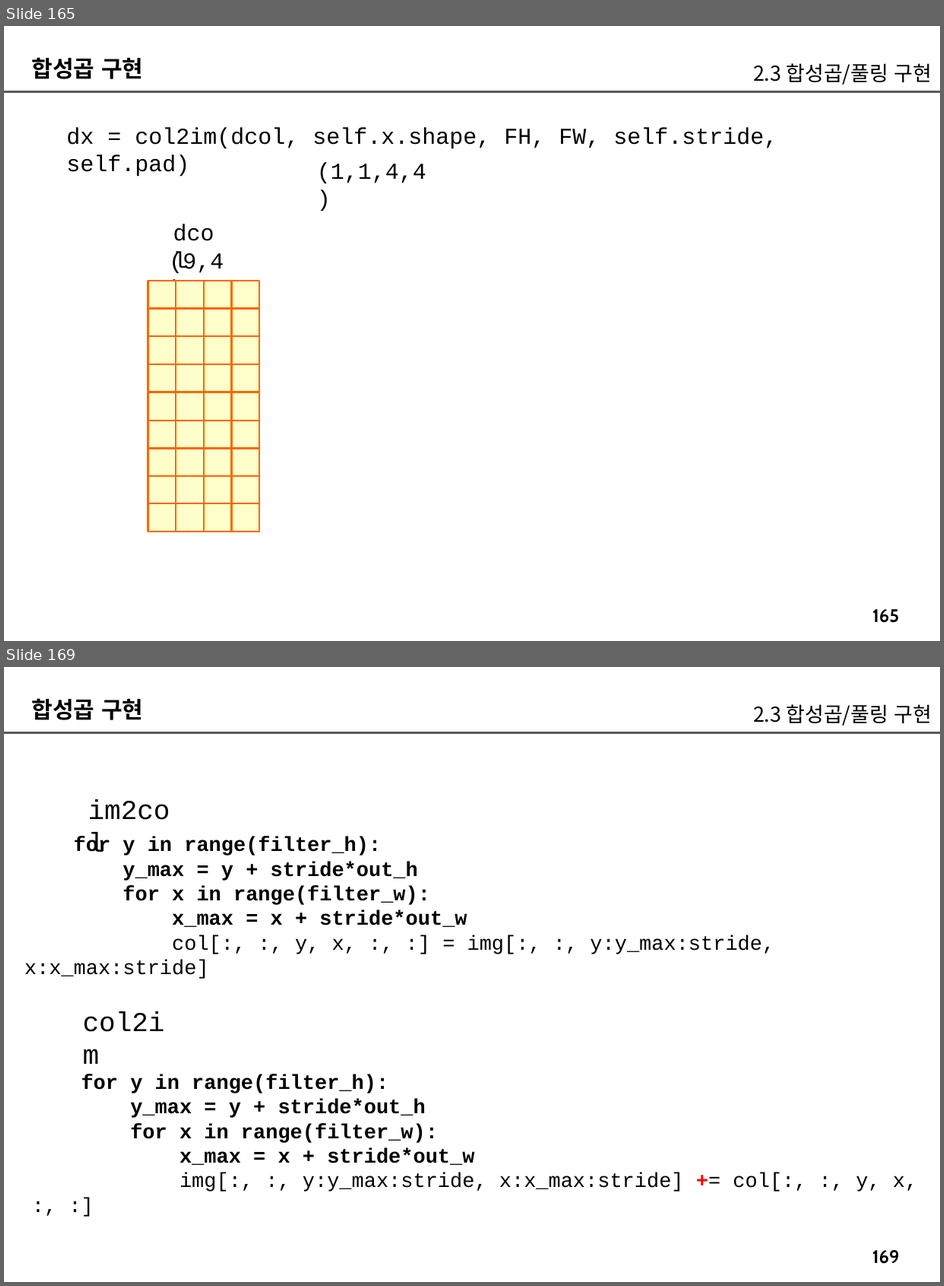
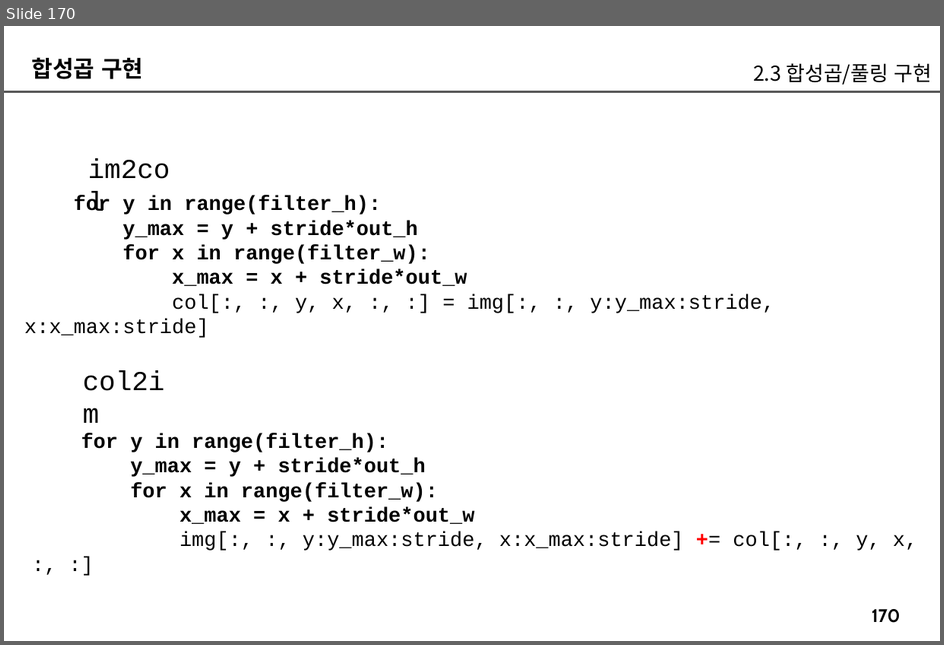
Before and after one commit to imguru-mooc/AI_CNN, a slide deck: CNN_판서.pptx. Shown one above the other, each under a label of ours: slides 165 and 169 before the commit, slide 170 after it; the slides between them are not shown. The pictures are 944x1286 and 944x645 pixels, drawn with LibreOffice and Linux fonts; fonts in the diff are those of the drawing. Boxes give left, top, right and bottom in pixels: in the first picture for what was removed or moved away, otherwise in the second. Text is boxed around its words. In the diff, an @@ line names an element or a change of style, - is before the commit and + after.

```diff
--- a/CNN_판서.pptx
+++ b/CNN_판서.pptx
@@ slide 165 removed at [4, 26, 940, 641], background #FFFFFF; not listed: 2 template elements that a slide beside it also shows @@
@@ text removed at [32, 57, 143, 79] @@
-합성곱 구현
@@ text removed at [753, 63, 933, 85] @@
-2.3 합성곱/풀링 구현
@@ text removed at [66, 127, 778, 176] @@
-dx = col2im(dcol, self.x.shape, FH, FW, self.stride, self.pad)
@@ text removed at [135, 127, 299, 149] @@
-dcol
@@ text removed at [317, 163, 427, 184] @@
-(1,1,4,4)
@@ text removed at [169, 252, 224, 274] @@
-(9,4)
@@ group removed at [148, 280, 260, 392]: 16 rectangles @@
@@ rectangle removed at [148, 392, 177, 420] @@
@@ rectangle removed at [177, 392, 204, 420] @@
@@ rectangle removed at [204, 392, 232, 420] @@
@@ rectangle removed at [232, 392, 260, 420] @@
@@ rectangle removed at [148, 420, 177, 449] @@
@@ rectangle removed at [177, 420, 204, 449] @@
@@ rectangle removed at [204, 420, 232, 449] @@
@@ rectangle removed at [232, 420, 260, 449] @@
@@ rectangle removed at [148, 449, 177, 476] @@
@@ rectangle removed at [177, 449, 204, 476] @@
@@ rectangle removed at [204, 449, 232, 476] @@
@@ rectangle removed at [232, 449, 260, 476] @@
@@ group removed at [148, 476, 260, 504]: 4 rectangles @@
@@ group removed at [148, 503, 260, 531]: 4 rectangles @@
@@ what was slide 169 is now slide 170 @@
@@ page number at [872, 609, 901, 623]: text changed @@
-169
+170
```
Also in this commit, not shown: 45 slides changed, 24 slides added, 8 other slides removed, 1 other file.
